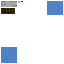
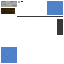
Two versions of the same layered image (64 × 64). Layer-by-layer changes:
painted on "Arrière-plan" over [17, 16, 63, 35]
